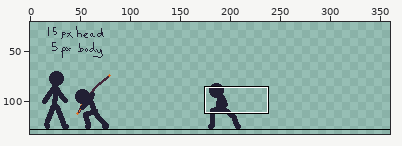
A pixel-art file gets an edit: Asesprite/Doodle2.aseprite. The first picture is a wide view before the edit; the outline marks the close-up.
Close-up. First the earlier version:
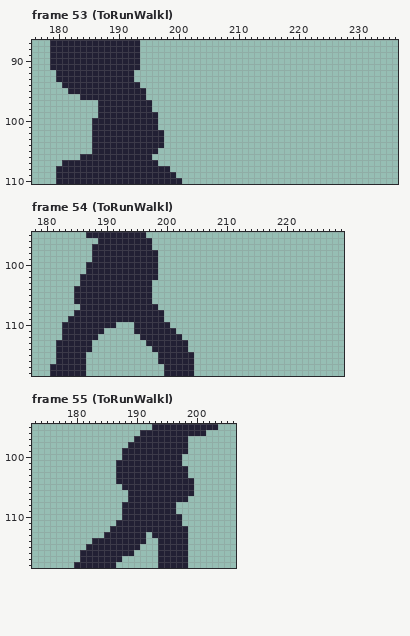
360x180 pixels, 184 frames. Shown: frame 53 (ToRunWalkl): x 176..236, y 87..110; frame 54 (ToRunWalkl): x 178..229, y 95..118; frame 55 (ToRunWalkl): x 173..206, y 95..118. The wide view leaves out empty margins. The commit also changed other frames or places, which this record leaves out.
New version:
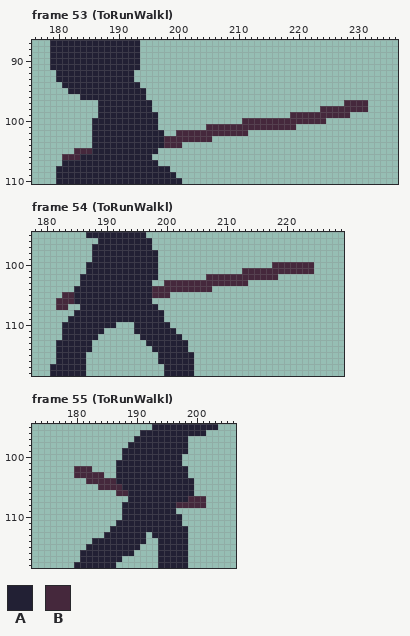
Palette (. is transparent): A #222034  B #45283c
Change:
layer "Run/Flip/Sword" now shown
--- frame 53 (ToRunWalkl), layer "Run/Flip/Sword"
@@ x 176..236 @@
  96 ........AAAAAAAAAAA..........................................
- 97 ...........AAAAAAAAA.........................................
- 98 ...........AAAAAAAAA.........................................
- 99 ...........AAAAAAAAAA........................................
-100 ..........AAAAAAAAAAA........................................
-101 ..........AAAAAAAAAAA........................................
-102 ..........AAAAAAAAAAAA.......................................
-103 ..........AAAAAAAAAAAA.......................................
-104 ..........AAAAAAAAAAAA.......................................
-105 ..........AAAAAAAAAAA........................................
-106 ........AAAAAAAAAAAA.........................................
+ 97 ...........AAAAAAAAA................................BBBB.....
+ 98 ...........AAAAAAAAA............................BBBBBBBB.....
+ 99 ...........AAAAAAAAAA......................BBBBBBBBBB........
+100 ..........AAAAAAAAAAA..............BBBBBBBBBBBBBB............
+101 ..........AAAAAAAAAAA........BBBBBBBBBBBBBBB.................
+102 ..........AAAAAAAAAAAA..BBBBBBBBBBBB.........................
+103 ..........AAAAAAAAAAAABBBBBBBB...............................
+104 ..........AAAAAAAAAAAABBB....................................
+105 .......BBBAAAAAAAAAAA........................................
+106 .....BBBAAAAAAAAAAAA.........................................
 107 .....AAAAAAAAAAAAAAAA........................................
--- frame 54 (ToRunWalkl), layer "Run/Flip/Sword"
@@ x 178..229 @@
  99 ..........AAAAAAAAAAA...............................
-100 .........AAAAAAAAAAAA...............................
-101 .........AAAAAAAAAAAA...............................
-102 ........AAAAAAAAAAAAA...............................
-103 ........AAAAAAAAAAAA................................
-104 .......AAAAAAAAAAAAA................................
-105 .......AAAAAAAAAAAAA................................
-106 .......AAAAAAAAAAAAA................................
-107 ........AAAAAAAAAAAAA...............................
+100 .........AAAAAAAAAAAA...................BBBBBBB.....
+101 .........AAAAAAAAAAAA..............BBBBBBBBBBBB.....
+102 ........AAAAAAAAAAAAA........BBBBBBBBBBBB...........
+103 ........AAAAAAAAAAAA..BBBBBBBBBBBBBB................
+104 .......AAAAAAAAAAAAABBBBBBBBBB......................
+105 .....BBAAAAAAAAAAAAABBB.............................
+106 ....BBBAAAAAAAAAAAAA................................
+107 ....BB..AAAAAAAAAAAAA...............................
 108 .......AAAAAAAAAAAAAAA..............................
--- frame 55 (ToRunWalkl), layer "Run/Flip/Sword"
@@ x 173..206 @@
 101 ..............AAAAAAAAAAA.........
-102 ..............AAAAAAAAAAAA........
-103 ..............AAAAAAAAAAAA........
-104 ..............AAAAAAAAAAAAA.......
-105 ...............AAAAAAAAAAAA.......
-106 ................AAAAAAAAAAA.......
-107 ................AAAAAAAAAA........
-108 ...............AAAAAAAAA..........
+102 .......BBB....AAAAAAAAAAAA........
+103 .......BBBBB..AAAAAAAAAAAA........
+104 .........BBBBBAAAAAAAAAAAAA.......
+105 ...........BBBBAAAAAAAAAAAA.......
+106 ..............BBAAAAAAAAAAA.......
+107 ................AAAAAAAAAABBB.....
+108 ...............AAAAAAAAABBBBB.....
 109 ...............AAAAAAAAA..........
Changed places in both close-ups, as pixel boxes (x1, y1, x2, y2):
added: (164, 100, 368, 148)
added: (62, 148, 92, 160)
added: (152, 262, 314, 298)
added: (56, 292, 74, 310)
added: (74, 466, 128, 496)
added: (176, 496, 206, 508)
